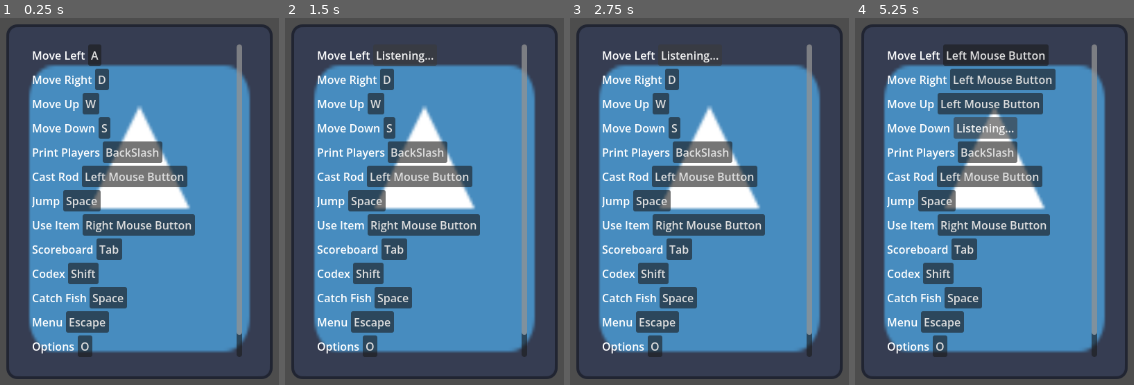
Above: before the commit, frames 1-4 (left to right).
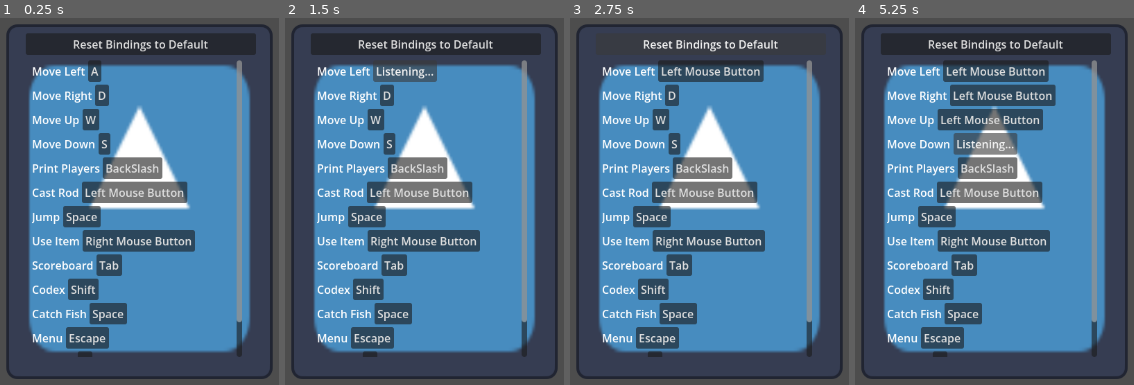
Above: after the commit, the same moments.

Repository: gmuGADIG/King-Fisher
Game: Godot game, scene res://ui/keybinds/keybind_menu.tscn
The game is run twice, just before and just after one commit, with the same random seed, the same clock (stepped at 60 frames per second) and the same inputs. This scene is started directly instead of the project's main scene. The engine's default icon, where the game draws it, is replaced by a stand-in: a white triangle on a blue panel in a dark square.
Inputs (mouse positions are in pixels of both pictures, inside the frame that each line leads up to):
- Up to frame 1 (0.25 s): no input
- Up to frame 2 (1.5 s): click "A" at 0.5 s; click "Listening..." at 1.25 s
- Up to frame 3 (2.75 s): click (709, 43) at 2 s, where only the run after the commit has a clickable "Reset Bindings to Default"
- Up to frame 4 (5.25 s): click "D" at 2.75 s; click "Left Mouse Button" at 3.5 s; click "W" at 4.25 s; click "S" at 5 s

The runs differ from the first frame. In frame 1, 22% of the frame differs, in the area x 9-92%, y 4-92%; in frame 2, 23%; in frame 3, 20%; in frame 4, 26%.

Commit message:
add reset button

Diff:
--- a/ui/keybinds/keybind_menu.tscn
+++ b/ui/keybinds/keybind_menu.tscn
@@ -28,10 +28,21 @@
 patch_margin_right = 15
 patch_margin_bottom = 15
 
+[node name="VBoxContainer" type="VBoxContainer" parent="KeybindPanel" unique_id=1144116216]
+layout_mode = 0
+offset_left = 28.0
+offset_top = 13.0
+offset_right = 360.0
+offset_bottom = 509.0
+
+[node name="Button" type="Button" parent="KeybindPanel/VBoxContainer" unique_id=1489181848]
+layout_mode = 2
+text = "Reset Bindings to Default"
+
 [node name="ScrollContainer" type="ScrollContainer" parent="KeybindPanel" unique_id=640497245]
 layout_mode = 0
 offset_left = 37.0
-offset_top = 29.0
+offset_top = 52.0
 offset_right = 340.0
 offset_bottom = 480.0
 
